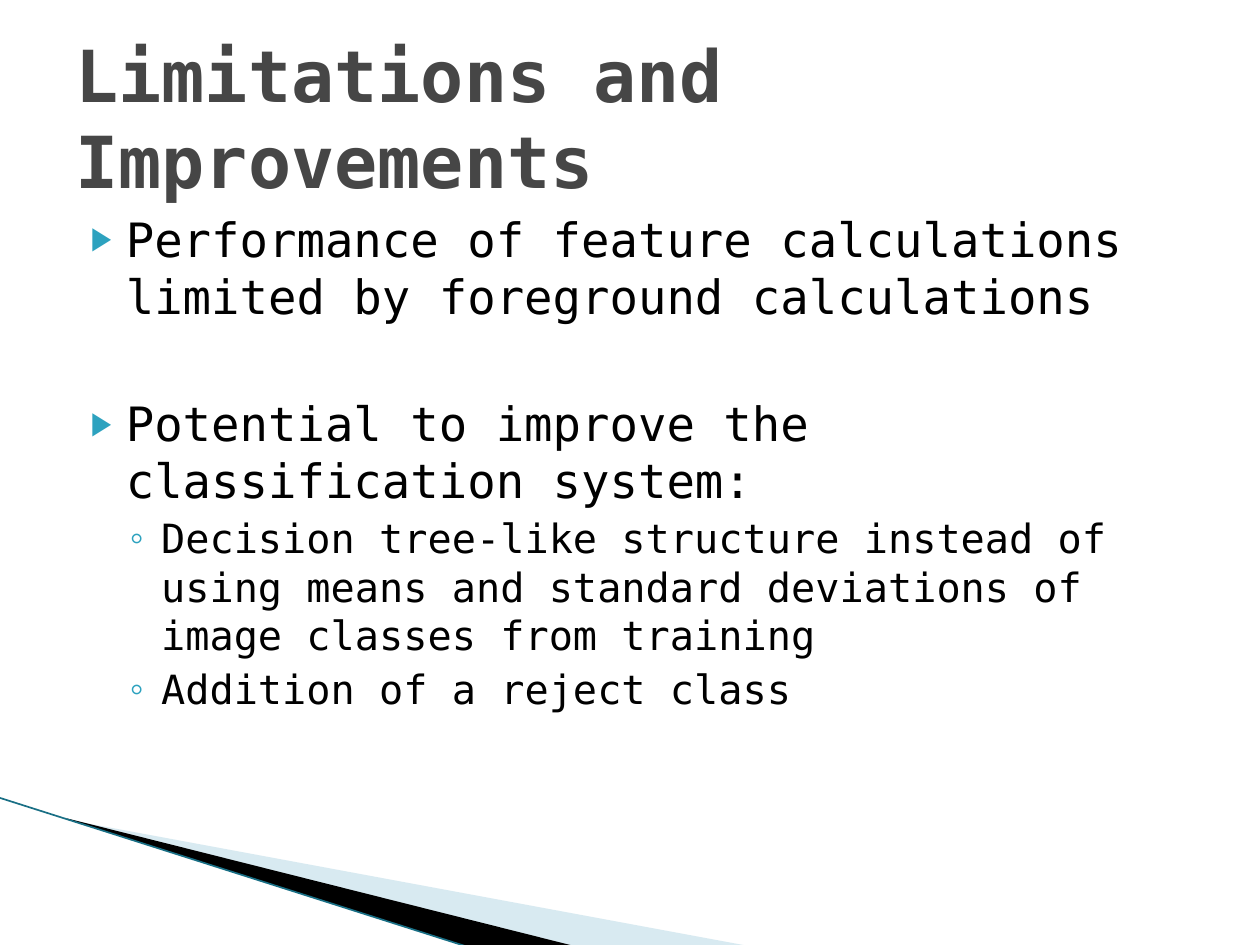
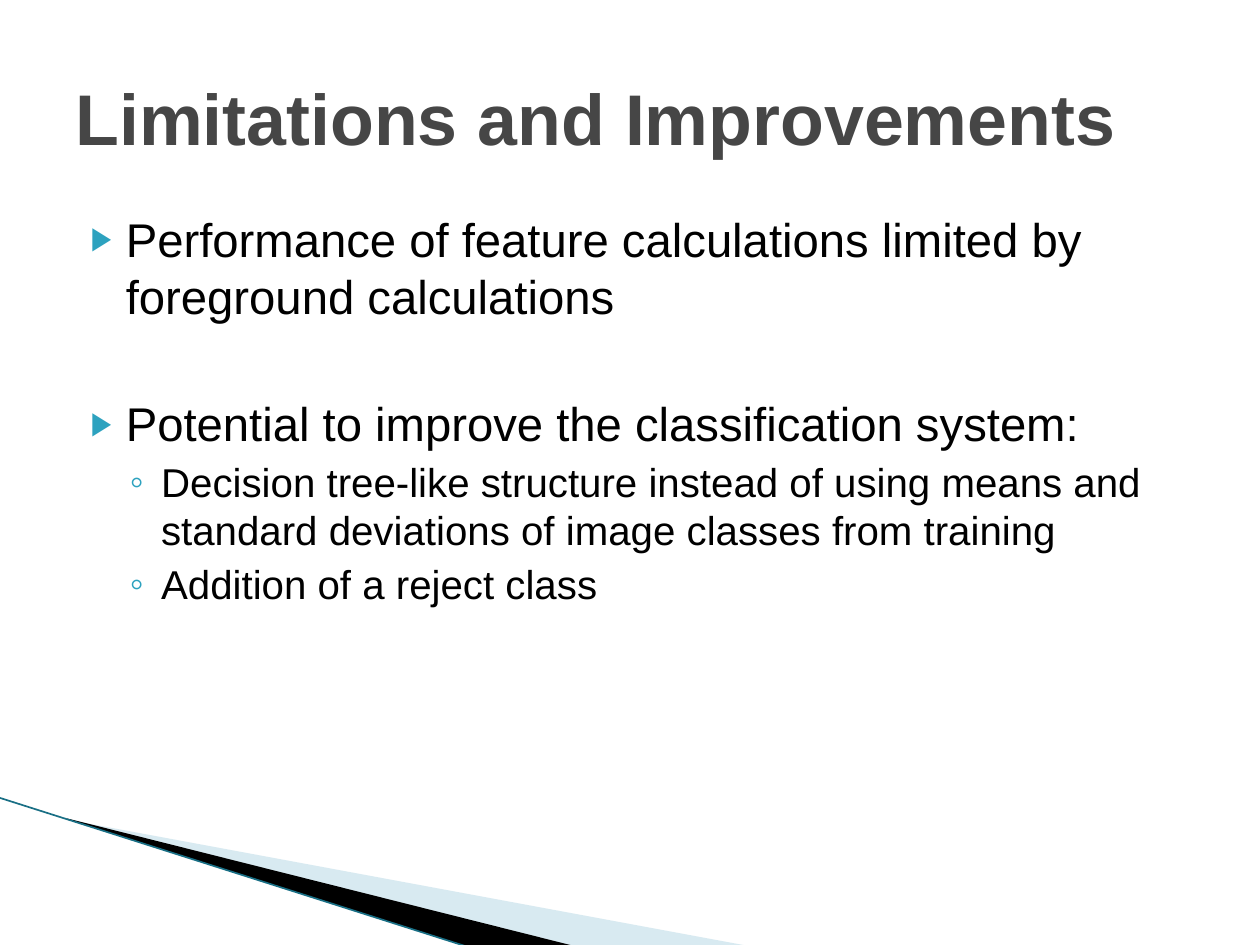
Before and after one commit to vfasburg/cse_803, a slide deck: slide 13 of documents/830_Presentation_Fasburg_Thomas_Reiff.pptx (slide 12 before the commit). Drawn at 1260x945 pixels with LibreOffice and Linux fonts; fonts in the diff are those of the drawing; background and template pictures are left out. Boxes give left, top, right and bottom in pixels: in the first picture for what was removed or moved away, otherwise in the second. Text is boxed around its words. In the diff, an @@ line names an element or a change of style, - is before the commit and + after.

```diff
--- a/documents/830_Presentation_Fasburg_Thomas_Reiff.pptx
+++ b/documents/830_Presentation_Fasburg_Thomas_Reiff.pptx
@@ title "Limitations and Improvements" at (x1=75, y1=93, x2=1115, y2=158): font DejaVu Sans Mono to Arial @@
@@ text "Performance of feature calculations limited ..." at (x1=126, y1=222, x2=1140, y2=607): font DejaVu Sans Mono to Arial @@
```
Also in this commit, not shown: 13 other slides changed, 1 slide added.
